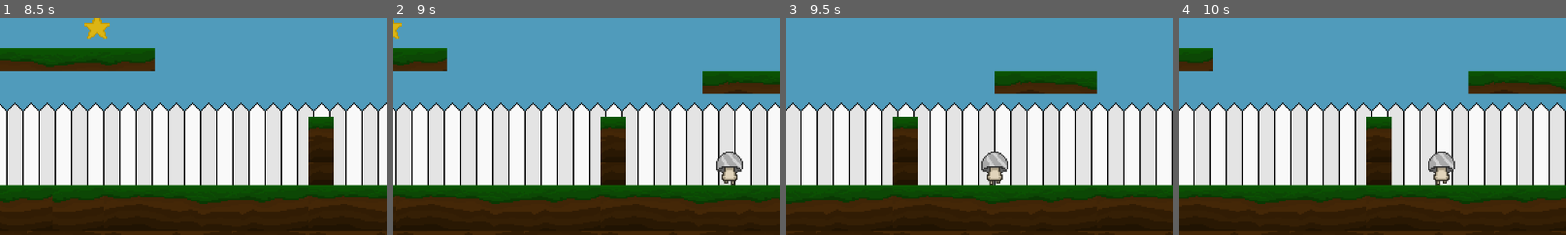
Above: before the commit, frames 1-4 (left to right).
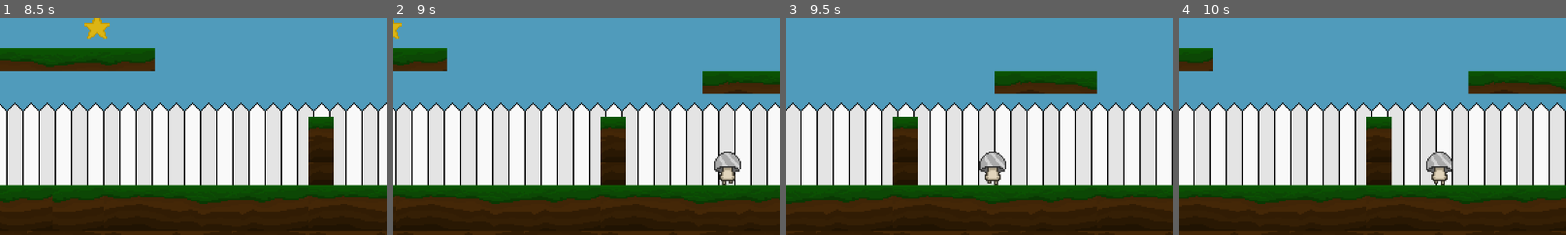
Above: after the commit, the same moments.

Repository: ZarlixOcean/Proyecto-Aprender-a-sentir
Game: Godot game, scene res://Escenas/Felicidad_1.tscn
The game is run twice, just before and just after one commit, with the same random seed, the same clock (stepped at 60 frames per second) and the same inputs.
Inputs:
- Up to frame 1 (8.5 s): tap Enter at 0.5 s; hold D (move_right) 0.53-2.03 s; tap Space (jump) at 0.77, 1.52, 3.02, 3.77, 4.52, 6.02, 6.77, 7.52 s; hold Left (move_left) 2.03-2.78 s; hold D (move_right) 2.78-4.28 s; hold Left (move_left) 4.28-5.03 s; hold D (move_right) 5.03-5.78 s; hold Left (move_left) 5.78-7.28 s; hold D (move_right) from 7.28 s (still down)
- Up to frame 2 (9 s): keep holding D (move_right)
- Up to frame 3 (9.5 s): keep holding D (move_right); tap Space (jump) at 9.02 s
- Up to frame 4 (10 s): release D (move_right) at 9.53 s; hold Left (move_left) from 9.53 s (still down); tap Space (jump) at 9.77 s
The pictures show only the part of the screen within x 50-100%, y 41-91%; the shares and areas given below are measured in that part.

Frame 1 is identical in both runs. In frame 2, 0.5% of the frame differs, in the area x 82-91%, y 61-78%; in frame 3, 0.5%; in frame 4, 0.5%, in the area x 63-72%, y 61-78%.

Commit message:
Unificación de enemigos

Diff:
--- a/Escenas/Enemigo_1.tscn
+++ /dev/null
@@ -1,65 +0,0 @@
-[gd_scene load_steps=8 format=3 uid="uid://bqnywpvwbqhdb"]
-
-[ext_resource type="Script" uid="uid://dpfla60t4odrk" path="res://Script/enemigo_1Camino.gd" id="1_l06m2"]
-[ext_resource type="Texture2D" uid="uid://csw04656stcn6" path="res://Pixeart/Hongo AnimaciÃ³n Caminar.png" id="1_wtcfe"]
-
-[sub_resource type="AtlasTexture" id="AtlasTexture_0e48y"]
-atlas = ExtResource("1_wtcfe")
-region = Rect2(0, 0, 20, 26)
-
-[sub_resource type="AtlasTexture" id="AtlasTexture_epypp"]
-atlas = ExtResource("1_wtcfe")
-region = Rect2(20, 0, 20, 26)
-
-[sub_resource type="SpriteFrames" id="SpriteFrames_0hol4"]
-animations = [{
-"frames": [{
-"duration": 1.0,
-"texture": SubResource("AtlasTexture_0e48y")
-}, {
-"duration": 1.0,
-"texture": SubResource("AtlasTexture_epypp")
-}],
-"loop": true,
-"name": &"caminar",
-"speed": 5.0
-}]
-
-[sub_resource type="RectangleShape2D" id="RectangleShape2D_q6r6c"]
-size = Vector2(12.5, 6)
-
-[sub_resource type="CapsuleShape2D" id="CapsuleShape2D_kdubu"]
-radius = 6.0
-height = 18.0
-
-[node name="Enemigo_Hongo" type="Node2D"]
-script = ExtResource("1_l06m2")
-
-[node name="AnimatedSprite2D" type="AnimatedSprite2D" parent="."]
-sprite_frames = SubResource("SpriteFrames_0hol4")
-animation = &"caminar"
-autoplay = "caminar"
-frame = 1
-frame_progress = 1.0
-
-[node name="Area2D" type="Area2D" parent="."]
-
-[node name="CollisionShape2D" type="CollisionShape2D" parent="Area2D"]
-position = Vector2(0, -7)
-shape = SubResource("RectangleShape2D_q6r6c")
-
-[node name="Area2D2" type="Area2D" parent="."]
-
-[node name="CollisionShape2D" type="CollisionShape2D" parent="Area2D2"]
-position = Vector2(0, 6)
-rotation = -1.5708
-shape = SubResource("CapsuleShape2D_kdubu")
-
-[node name="RayCastDerecha" type="RayCast2D" parent="."]
-target_position = Vector2(13, 0)
-
-[node name="RayCastIzquierda" type="RayCast2D" parent="."]
-target_position = Vector2(-13, -1)
-
-[connection signal="body_entered" from="Area2D" to="." method="_on_area_2d_body_entered"]
-[connection signal="body_entered" from="Area2D2" to="." method="_on_area_2d_2_body_entered"]
--- a/Escenas/Felicidad_1.tscn
+++ b/Escenas/Felicidad_1.tscn
@@ -7,7 +7,6 @@
 [ext_resource type="Texture2D" uid="uid://d0g5penjjs6cx" path="res://Sprites/Estrella (Ítem).png" id="5_pi3cd"]
 [ext_resource type="PackedScene" path="res://Escenas/items/StarItem.tscn" id="10_star"]
 [ext_resource type="Texture2D" uid="uid://fpdxq5l54ubv" path="res://Sprites/Cercas blancas grandes.png" id="4_0j1xo"]
-[ext_resource type="PackedScene" uid="uid://bqnywpvwbqhdb" path="res://Escenas/Enemigo_1.tscn" id="6_ts5so"]
 [ext_resource type="PackedScene" uid="uid://b6w8uroakkg0d" path="res://Escenas/zona_de_muerte.tscn" id="7_0j1xo"]
 [ext_resource type="PackedScene" uid="uid://hvy4wmhg2xjx" path="res://Escenas/enemigo_hongo.tscn" id="7_5n40s"]
 [ext_resource type="AudioStream" uid="uid://dji5k7qgjvx8p" path="res://Musica y sonidos/Musica nivel alegria.mp3" id="8_a6qbv"]
@@ -133,7 +132,7 @@
 tile_map_data = PackedByteArray("AAD3//v/AQAAAAEAAAD///v/AQAAAAEAAAAJAPv/AQAAAAEAAAAVAPv/AQAAAAEAAAAhAPv/AQAAAAEAAAAtAP …(224 unchanged characters)…
 tile_set = SubResource("TileSet_yevxh")
 
-[node name="Enemigo_1" parent="." unique_id=2093923953 instance=ExtResource("6_ts5so")]
+[node name="EnemigoHongo6" parent="." instance=ExtResource("7_5n40s")]
 position = Vector2(679, -47)
 
 [node name="Zona de muerte" parent="." unique_id=302706175 instance=ExtResource("7_0j1xo")]
--- a/Scripts/enemigo_1.gd
+++ /dev/null
@@ -1,9 +0,0 @@
-extends Node2D
-
-func _on_area_2d_body_entered(body):
-	if body.is_in_group("Personaje"):
-		get_tree().reload_current_scene()
-
-func _on_area_2d_2_body_entered(body):
-	if body.is_in_group("Personaje"):
-		get_tree().reload_current_scene()
--- a/Scripts/enemigo_1Camino.gd
+++ /dev/null
@@ -1,24 +0,0 @@
-extends Node2D
-
-const speed = 40
-
-var direccion = 1
-
-@onready var ray_cast_derecha: RayCast2D = $RayCastDerecha
-@onready var ray_cast_izquierda: RayCast2D = $RayCastIzquierda
-
-func _ready() -> void:
-	pass
-
-func _process(delta: float) -> void:
-	if ray_cast_derecha.is_colliding():
-		var colision = ray_cast_derecha.get_collider()
-		if colision and colision.is_in_group("Personaje"):
-			get_tree().reload_current_scene()
-		direccion = -1
-	if ray_cast_izquierda.is_colliding():
-		var colision = ray_cast_izquierda.get_collider()
-		if colision and colision.is_in_group("Personaje"):
-			get_tree().reload_current_scene()
-		direccion = 1
-	position.x += direccion * speed * delta
--- a/Scripts/enemigo_hongo.gd
+++ b/Scripts/enemigo_hongo.gd
@@ -15,10 +15,12 @@
 		var colision = ray_cast_2_derecha.get_collider()
 		if colision and colision.is_in_group("Personaje"):
 			get_tree().reload_current_scene()
+			return
 		direccion = -1
 	if ray_cast_2_izquierda.is_colliding():
 		var colision = ray_cast_2_izquierda.get_collider()
 		if colision and colision.is_in_group("Personaje"):
 			get_tree().reload_current_scene()
+			return
 		direccion = 1
 	position.x += direccion * speed * delta
--- a/Scripts/zona_de_muerte.gd
+++ b/Scripts/zona_de_muerte.gd
@@ -1,13 +1,5 @@
 extends Area2D
-
-@onready var timer: Timer = $Timer
 
 func _on_body_entered(body: Node2D) -> void:
 	if body.is_in_group("Personaje"):
-		print("Has perdido")
-		Engine.time_scale = 0.5
-		timer.start()
-
-func _on_timer_timeout() -> void:
-	Engine.time_scale = 1
-	get_tree().reload_current_scene()
+		get_tree().reload_current_scene()
Not shown, removed: Scripts/enemigo_1.gd.uid
Not shown, removed: Scripts/enemigo_1Camino.gd.uid
